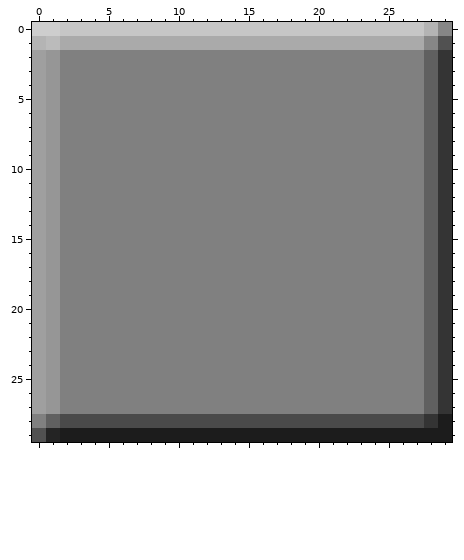
A pixel-art sprite gets an edit: MonogameCore/Content/block.png. This is how it looked before the edit.
The file is 30x30 pixels. Colours within 5 levels of each other are drawn and written as one.
After the commit:
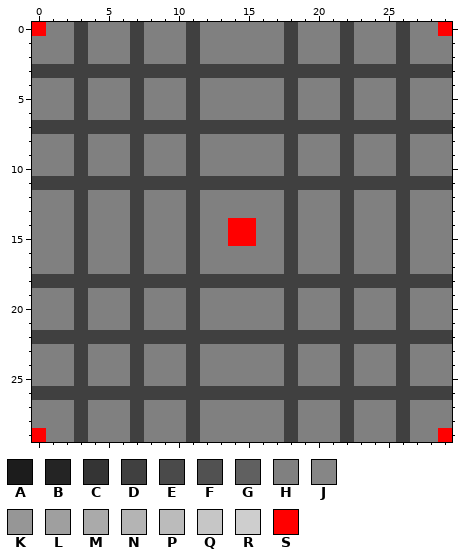
Palette (. is transparent): A #1c1c1c  B #242424  C #343434  D #404040  E #4a4a4a  F #515151  G #606060  H #808080  J #868686  K #969696  L #9f9f9f  M #aaaaaa  N #b4b4b4  P #bbbbbb  Q #c6c6c6  R #cecece  S #ff0000
From old to new:
y 0: x 0..29 RRQQQQQQQQQQQQQQQQQQQQQQQQQQNJ -> SHHDHHHDHHHDHHHHHHDHHHDHHHDHHS
y 1: x 0..29 NPMMMMMMMMMMMMMMMMMMMMMMMMMMJF -> HHHDHHHDHHHDHHHHHHDHHHDHHHDHHH
y 2: x 0..1 LK -> HH; x 3 H -> D; x 7 H -> D; x 11 H -> D; x 18 H -> D; x 22 H -> D; x 26 H -> D; x 28..29 GC -> HH
y 3: x 0..29 LKHHHHHHHHHHHHHHHHHHHHHHHHHHGC -> DDDDDDDDDDDDDDDDDDDDDDDDDDDDDD
y 4..6: x 0..1 LK -> HH; x 3 H -> D; x 7 H -> D; x 11 H -> D; x 18 H -> D; x 22 H -> D; x 26 H -> D; x 28..29 GC -> HH
y 7: x 0..29 LKHHHHHHHHHHHHHHHHHHHHHHHHHHGC -> DDDDDDDDDDDDDDDDDDDDDDDDDDDDDD
y 8..10: x 0..1 LK -> HH; x 3 H -> D; x 7 H -> D; x 11 H -> D; x 18 H -> D; x 22 H -> D; x 26 H -> D; x 28..29 GC -> HH
y 11: x 0..29 LKHHHHHHHHHHHHHHHHHHHHHHHHHHGC -> DDDDDDDDDDDDDDDDDDDDDDDDDDDDDD
y 12..13: x 0..1 LK -> HH; x 3 H -> D; x 7 H -> D; x 11 H -> D; x 18 H -> D; x 22 H -> D; x 26 H -> D; x 28..29 GC -> HH
y 14..15: x 0..1 LK -> HH; x 3 H -> D; x 7 H -> D; x 11 H -> D; x 14..15 HH -> SS; x 18 H -> D; x 22 H -> D; x 26 H -> D; x 28..29 GC -> HH
y 16..17: x 0..1 LK -> HH; x 3 H -> D; x 7 H -> D; x 11 H -> D; x 18 H -> D; x 22 H -> D; x 26 H -> D; x 28..29 GC -> HH
y 18: x 0..29 LKHHHHHHHHHHHHHHHHHHHHHHHHHHGC -> DDDDDDDDDDDDDDDDDDDDDDDDDDDDDD
y 19..21: x 0..1 LK -> HH; x 3 H -> D; x 7 H -> D; x 11 H -> D; x 18 H -> D; x 22 H -> D; x 26 H -> D; x 28..29 GC -> HH
y 22: x 0..29 LKHHHHHHHHHHHHHHHHHHHHHHHHHHGC -> DDDDDDDDDDDDDDDDDDDDDDDDDDDDDD
y 23..25: x 0..1 LK -> HH; x 3 H -> D; x 7 H -> D; x 11 H -> D; x 18 H -> D; x 22 H -> D; x 26 H -> D; x 28..29 GC -> HH
y 26: x 0..29 LKHHHHHHHHHHHHHHHHHHHHHHHHHHGC -> DDDDDDDDDDDDDDDDDDDDDDDDDDDDDD
y 27: x 0..1 LK -> HH; x 3 H -> D; x 7 H -> D; x 11 H -> D; x 18 H -> D; x 22 H -> D; x 26 H -> D; x 28..29 GC -> HH
y 28: x 1..29 GEEEEEEEEEEEEEEEEEEEEEEEEEECA -> HHDHHHDHHHDHHHHHHDHHHDHHHDHHH
y 29: x 0..29 FBAAAAAAAAAAAAAAAAAAAAAAAAAAAA -> SHHDHHHDHHHDHHHHHHDHHHDHHHDHHS
